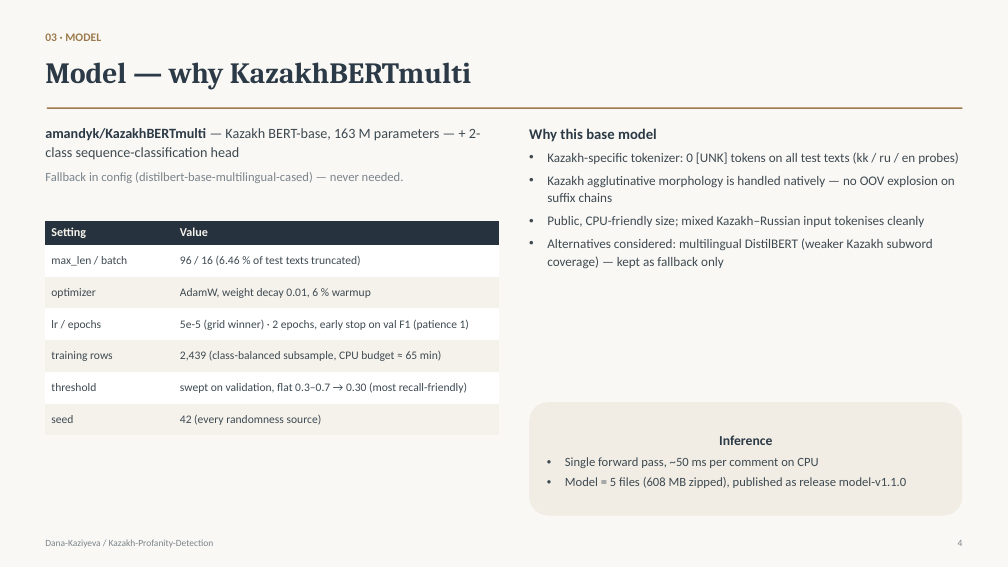
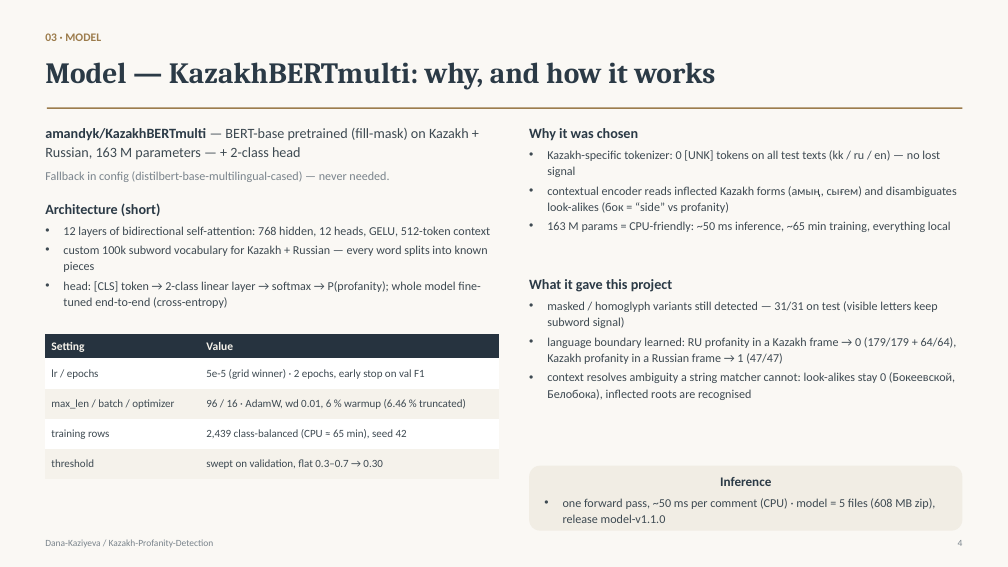
Before and after one commit to Dana-Kaziyeva/Kazakh-Profanity-Detection, a slide deck: slide 4 of presentation/Kazakh_Profanity_Detection.pptx. Drawn at 1008x567 pixels with LibreOffice and Linux fonts; fonts in the diff are those of the drawing. Boxes give left, top, right and bottom in pixels: in the first picture for what was removed or moved away, otherwise in the second. Text is boxed around its words. In the diff, an @@ line names an element or a change of style, - is before the commit and + after.

```diff
--- a/presentation/Kazakh_Profanity_Detection.pptx
+++ b/presentation/Kazakh_Profanity_Detection.pptx
@@ text at bbox=[45, 62, 715, 90]: text changed @@
-Model — why KazakhBERTmulti
+Model — KazakhBERTmulti: why, and how it works
@@ text at bbox=[45, 128, 469, 160]: text changed @@
-amandyk/KazakhBERTmulti — Kazakh BERT-base, 163 M parameters — + 2-class sequence-classification head
+amandyk/KazakhBERTmulti — BERT-base pretrained (fill-mask) on Kazakh + Russian, 163 M parameters — + 2-class head
@@ text at bbox=[529, 128, 957, 232]: text changed; size 12.5 to 11.5 pt @@
-Why this base model
-• Kazakh-specific tokenizer: 0 [UNK] tokens on all test texts (kk / ru / en probes)
-• Kazakh agglutinative morphology is handled natively — no OOV explosion on suffix chains
-• Public, CPU-friendly size; mixed Kazakh–Russian input tokenises cleanly
-• Alternatives considered: multilingual DistilBERT (weaker Kazakh subword coverage) — kept as fallback only
+Why it was chosen
+• Kazakh-specific tokenizer: 0 [UNK] tokens on all test texts (kk / ru / en) — no lost signal
+• contextual encoder reads inflected Kazakh forms (амың, сығем) and disambiguates look-alikes (бок = “side” vs profanity)
+• 163 M params = CPU-friendly: ~50 ms inference, ~65 min training, everything local
@@ text at bbox=[45, 171, 389, 182]: size 12 to 11.5 pt in "Fallback in config (distilbert-base-multilingual-cased) — ne ..." @@
@@ text added at bbox=[45, 203, 490, 308], 11.5 pt, text #3E4A52 @@
+Architecture (short)
+• 12 layers of bidirectional self-attention: 768 hidden, 12 heads, GELU, 512-token context
+• custom 100k subword vocabulary for Kazakh + Russian — every word splits into known pieces
+• head: [CLS] token → 2-class linear layer → softmax → P(profanity); whole model fine-tuned end-to-end (cross-entropy)
@@ text added at bbox=[529, 279, 957, 400], 11.5 pt, text #3E4A52 @@
+What it gave this project
+• masked / homoglyph variants still detected — 31/31 on test (visible letters keep subword signal)
+• language boundary learned: RU profanity in a Kazakh frame → 0 (179/179 + 64/64), Kazakh profanity in a Russian frame → 1 (47/47)
+• context resolves ambiguity a string matcher cannot: look-alikes stay 0 (Бокеевской, Белобока), inflected roots are recognised
@@ table at bbox=[45, 334, 499, 479] @@
-row 2: max_len / batch | 96 / 16 (6.46 % of test texts truncated)
-row 3: optimizer | AdamW, weight decay 0.01, 6 % warmup
-row 4: lr / epochs | 5e-5 (grid winner) · 2 epochs, early stop on val F1 (patience 1)
-row 5: training rows | 2,439 (class-balanced subsample, CPU budget ≈ 65 min)
-row 6: threshold | swept on validation, flat 0.3–0.7 → 0.30 (most recall-friendly)
-row 7: seed | 42 (every randomness source)
+row 2: lr / epochs | 5e-5 (grid winner) · 2 epochs, early stop on val F1
+row 3: max_len / batch / optimizer | 96 / 16 · AdamW, wd 0.01, 6 % warmup (6.46 % truncated)
+row 4: training rows | 2,439 class-balanced (CPU ≈ 65 min), seed 42
+row 5: threshold | swept on validation, flat 0.3–0.7 → 0.30
@@ table: place and size @@
-table at bbox=[45, 221, 499, 436]
+table at bbox=[45, 334, 499, 479]
@@ rounded rectangle "Inference": place and size @@
-rounded rectangle "Inference" at bbox=[529, 402, 963, 516]
+rounded rectangle "Inference" at bbox=[529, 466, 963, 531]
@@ text in rounded rectangle at bbox=[720, 477, 771, 486]: size 13 to 12.5 pt in "Inference" @@
@@ text in rounded rectangle at bbox=[563, 498, 936, 523]: text changed; size 12 to 11.5 pt @@
-• Single forward pass, ~50 ms per comment on CPU
-• Model = 5 files (608 MB zipped), published as release model-v1.1.0
+• one forward pass, ~50 ms per comment (CPU) · model = 5 files (608 MB zip), release model-v1.1.0
```
